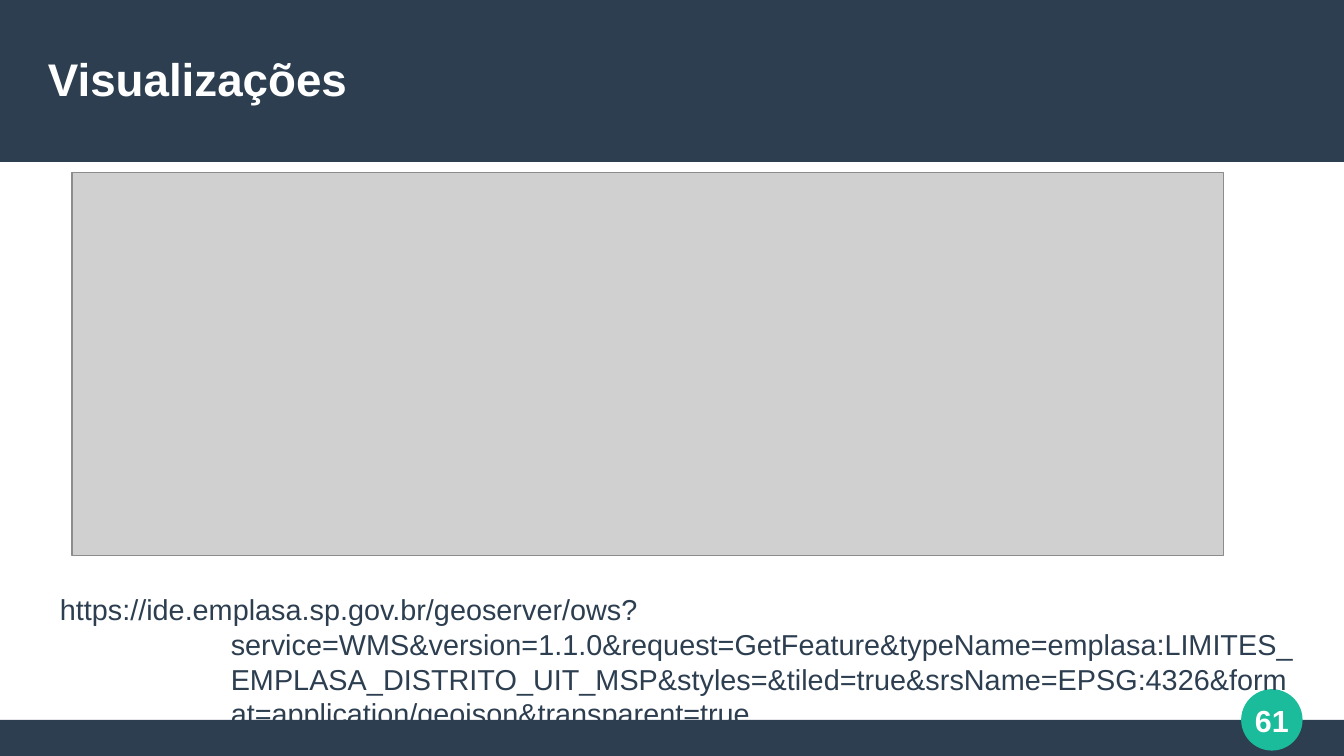
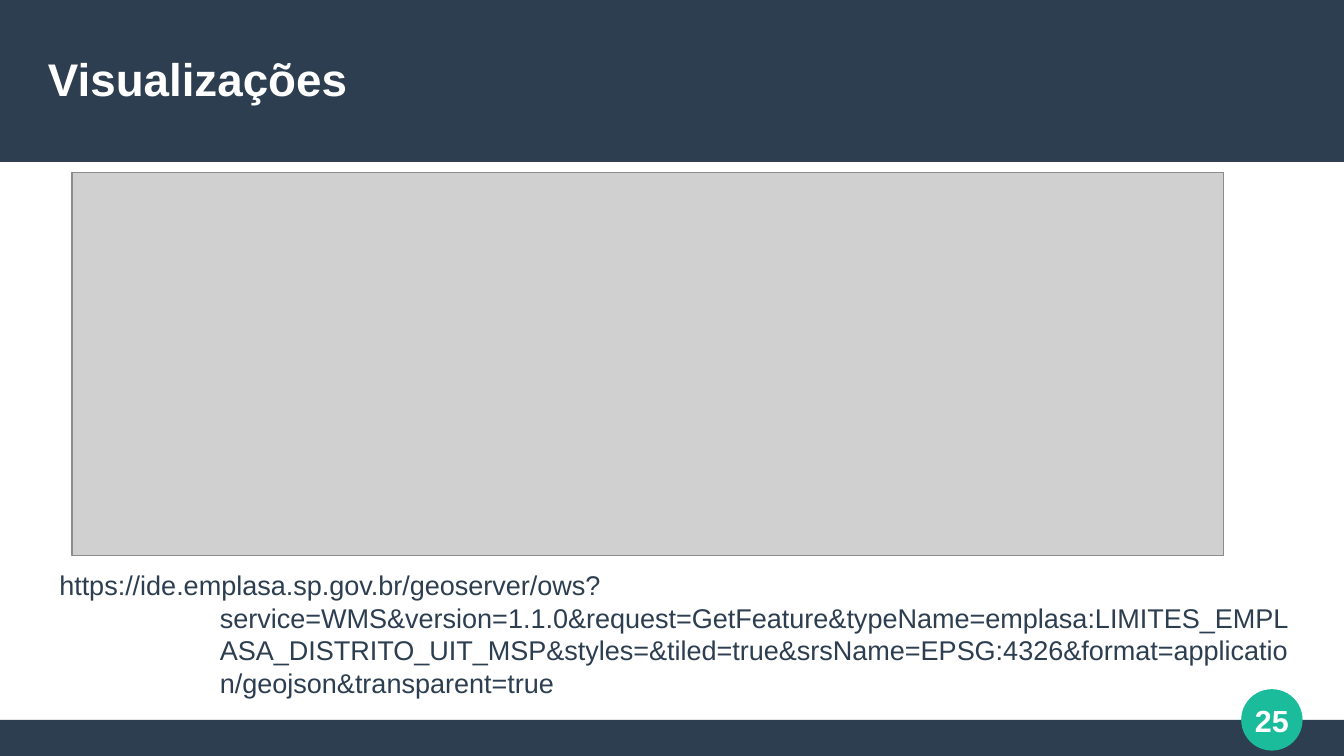
Before and after one commit to italoportinho/trabalho-egov-2024-1, a slide deck: slide 25 of trabalho-pratico/apresentacao_trabalho_pratico_EGOV_2024-1.pptx (slide 61 before the commit). Drawn at 1344x756 pixels with LibreOffice and Linux fonts; fonts in the diff are those of the drawing; grey boxes stand for pictures. Boxes give left, top, right and bottom in pixels: in the first picture for what was removed or moved away, otherwise in the second. Text is boxed around its words. In the diff, an @@ line names an element or a change of style, - is before the commit and + after.

```diff
--- a/trabalho-pratico/apresentacao_trabalho_pratico_EGOV_2024-1.pptx
+++ b/trabalho-pratico/apresentacao_trabalho_pratico_EGOV_2024-1.pptx
@@ text "https://ide.emplasa.sp.gov.br/geoserver/ows?service=WMS&vers ..." at [59,575,1289,698]: size 17 to 16 pt; indent changed @@
@@ page number at [1255,710,1289,733]: text changed @@
-61
+25
```
Also in this commit, not shown: 6 other slides changed, 1 slide added, 36 slides removed, 3 other files.
